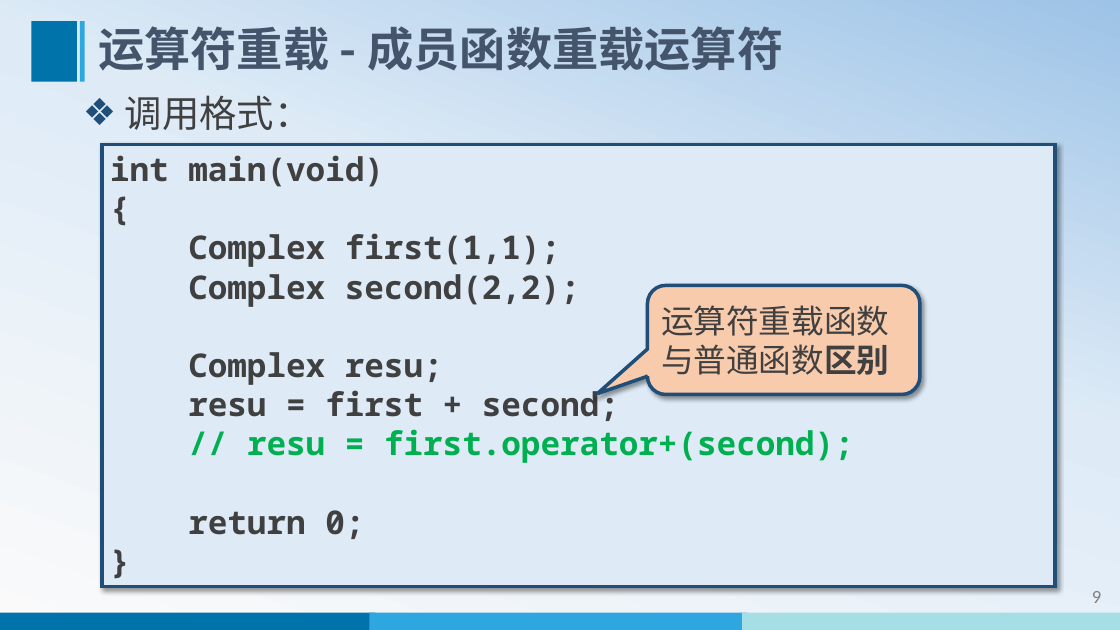
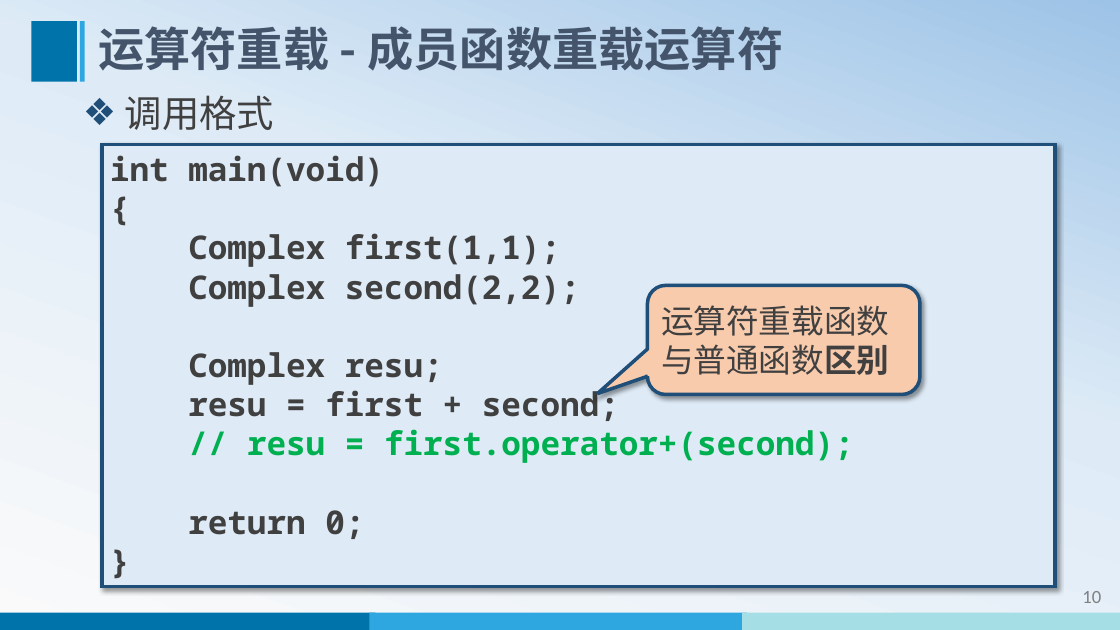
Before and after one commit to WeiMuYang/course-for-class, a slide deck: slide 11 of 16-object-oriented-programming-Cpp/01-oop-cpp-ppt/14-运算符重载.pptx (slide 10 before the commit). Drawn at 1120x630 pixels with LibreOffice and Linux fonts; fonts in the diff are those of the drawing. Boxes give left, top, right and bottom in pixels: in the first picture for what was removed or moved away, otherwise in the second. Text is boxed around its words. In the diff, an @@ line names an element or a change of style, - is before the commit and + after.

Commit message:
更新14-运算符重载

```diff
--- a/16-object-oriented-programming-Cpp/01-oop-cpp-ppt/14-运算符重载.pptx
+++ b/16-object-oriented-programming-Cpp/01-oop-cpp-ppt/14-运算符重载.pptx
@@ text at (125,95,274,130): text changed @@
-❖ 调用格式：
+❖ 调用格式
@@ page number at (1082,591,1101,603): text changed @@
-9
+10
```
Also in this commit, not shown: 17 other slides changed, 28 slides added, 1 slide removed.
